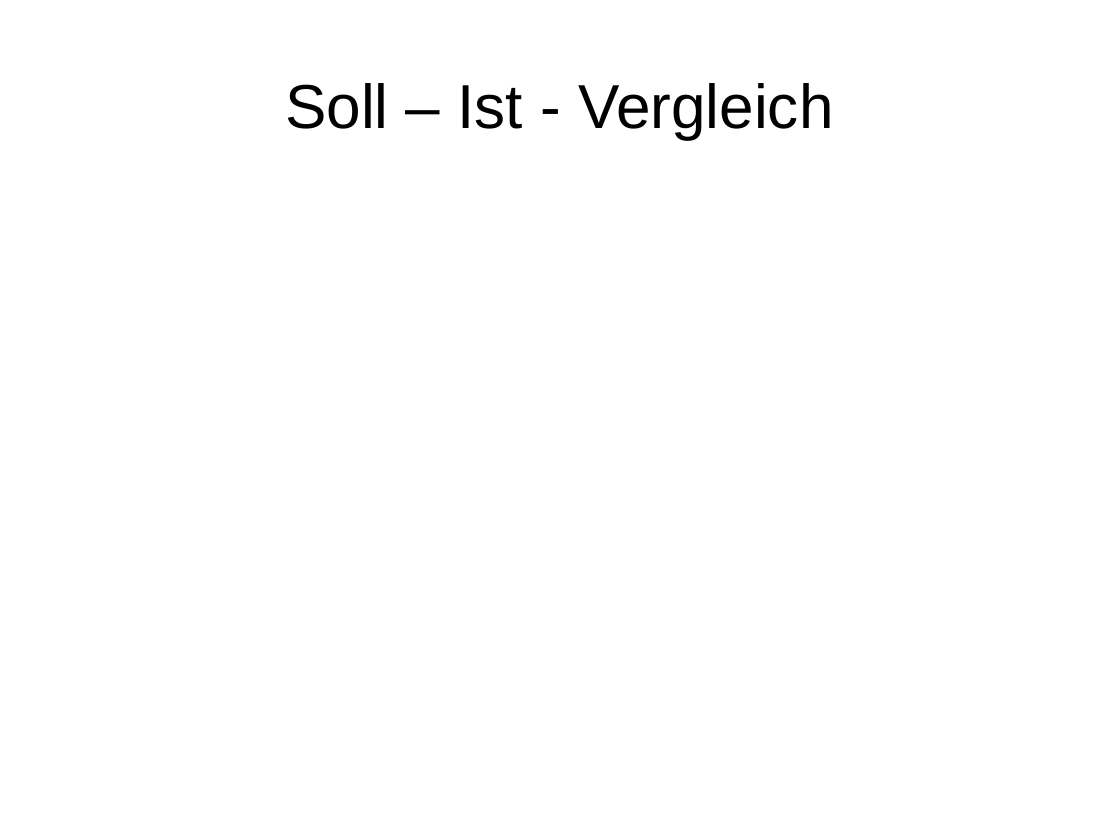
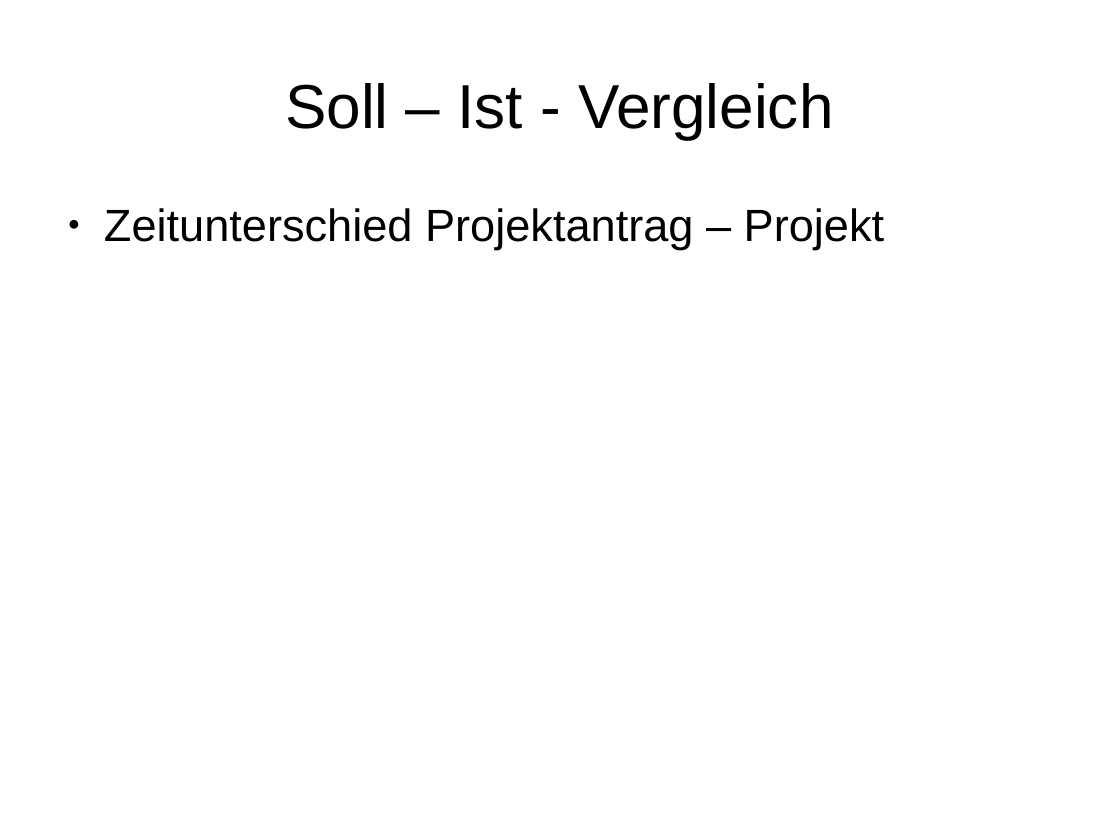
Before and after one commit to janhelmle/weiterbildung_fachinformatiker_ihk_projektantrag, a slide deck: slide 14 of praesentation/presentation_v1.odp. Drawn at 1120x840 pixels with LibreOffice and Linux fonts; fonts in the diff are those of the drawing. Boxes give left, top, right and bottom in pixels: in the first picture for what was removed or moved away, otherwise in the second. Text is boxed around its words. In the diff, an @@ line names an element or a change of style, - is before the commit and + after.

Commit message:
Progress

```diff
--- a/praesentation/presentation_v1.odp
+++ b/praesentation/presentation_v1.odp
@@ text added at (x1=104, y1=208, x2=884, y2=250), 32 pt, text #000000 @@
+● Zeitunterschied Projektantrag – Projekt
```
